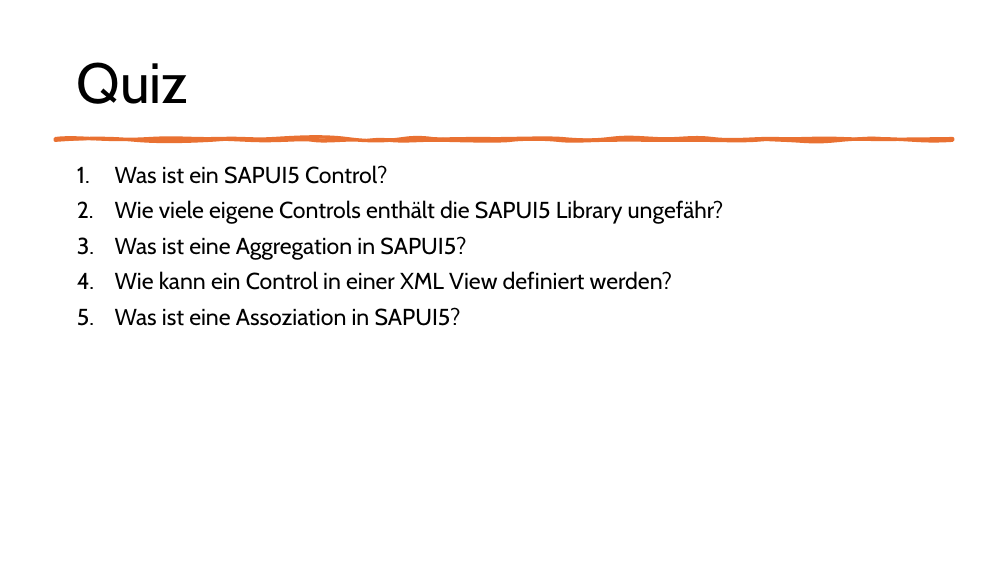
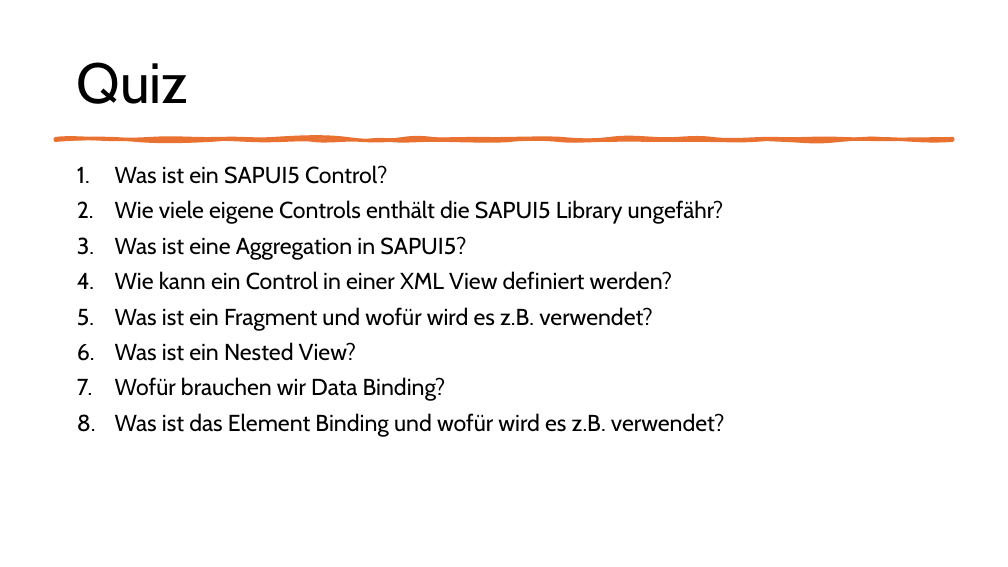
Before and after one commit to MatLange/Schulung-SAPUI5-und-Fiori, a slide deck: slide 97 of Tag02_SAPUI5-Fiori_DE.pptx (slide 96 before the commit). Drawn at 1008x567 pixels with LibreOffice and Linux fonts; fonts in the diff are those of the drawing. Boxes give left, top, right and bottom in pixels: in the first picture for what was removed or moved away, otherwise in the second. Text is boxed around its words. In the diff, an @@ line names an element or a change of style, - is before the commit and + after.

```diff
--- a/Tag02_SAPUI5-Fiori_DE.pptx
+++ b/Tag02_SAPUI5-Fiori_DE.pptx
@@ text at (115,307,725,437): text changed @@
-5. Was ist eine Assoziation in SAPUI5?
+5. Was ist ein Fragment und wofür wird es z.B. verwendet?
+6. Was ist ein Nested View?
+7. Wofür brauchen wir Data Binding?
+8. Was ist das Element Binding und wofür wird es z.B. verwendet?
```
Also in this commit, not shown: 17 other slides changed, 1 slide added.
